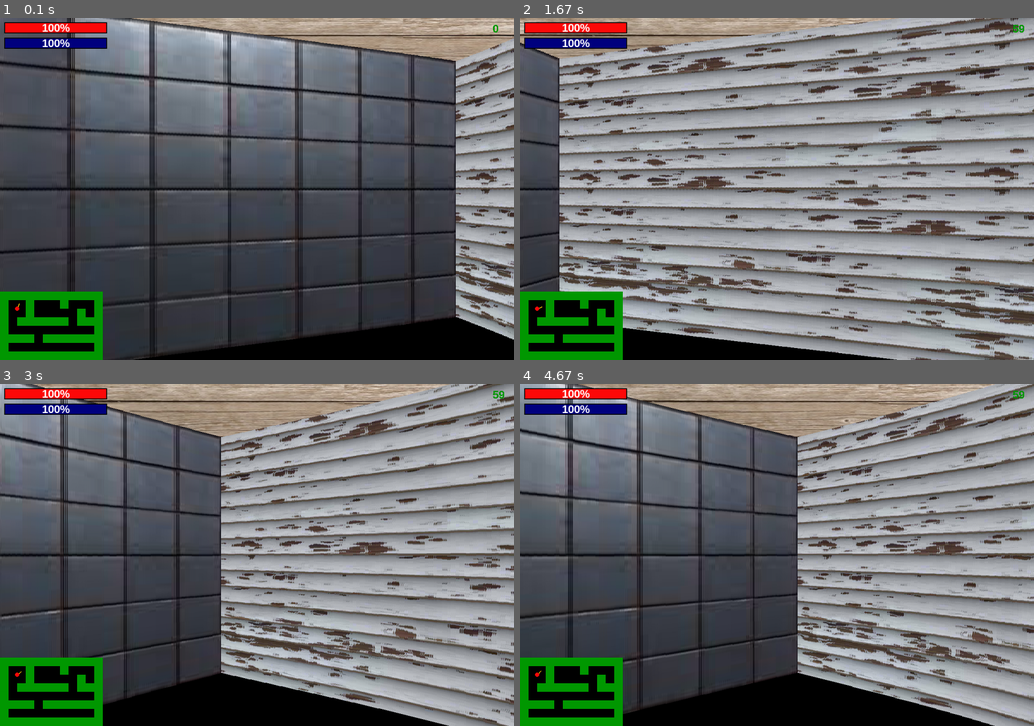
Above: before the commit, frames 1-4 (two rows, left to right).
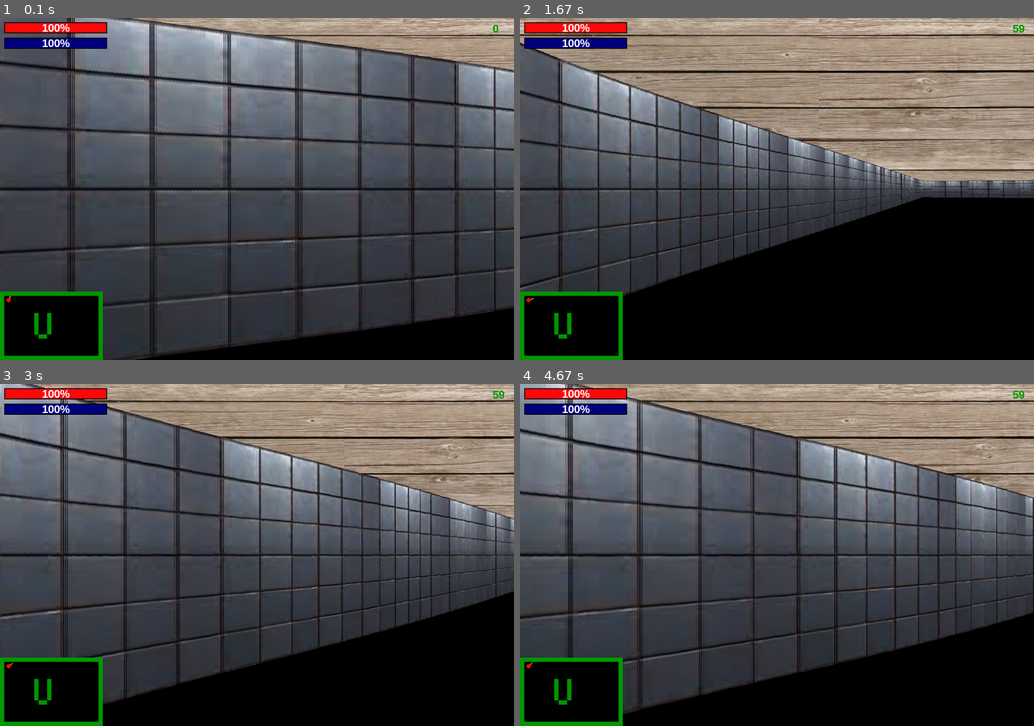
Above: after the commit, the same moments.

Repository: LorezV/pygame-evill-stuff
Game: pygame game, started from main.py
Two runs of this game, one before a commit and one after it. Both use one fixed random seed, a clock stepped at 60 frames per second and the inputs below.
Inputs (mouse positions are in pixels of both pictures, inside the frame that each line leads up to):
- Up to frame 1 (0.1 s): no input
- Up to frame 2 (1.67 s): hold Right 0.33-0.8 s; move the mouse to (756, 202) at 0.37 s; hold Right 0.83-1.3 s; move the mouse to (941, 178) at 0.87 s; hold Left from 1.33 s (still down); move the mouse to (653, 192) at 1.37 s
- Up to frame 3 (3 s): release Left at 1.87 s; hold Left 1.9-2.3 s; move the mouse to (97, 503) at 1.93 s; hold Right 2.33-2.97 s; move the mouse to (334, 435) at 2.37 s
- Up to frame 4 (4.67 s): hold Left 3-3.47 s; move the mouse to (838, 585) at 3.03 s; hold Right 3.5-3.97 s; move the mouse to (787, 438) at 3.53 s; hold Right 4-4.47 s; move the mouse to (591, 544) at 4.03 s; hold Left from 4.5 s (still down); move the mouse to (782, 589) at 4.53 s

The runs differ from the first frame. In frame 1, 10% of the frame differs, in the area x 0-100%, y 6-99%; in frame 2, 81%, in the area x 0-100%, y 0-100%; in frame 3, 49%; in frame 4, 39%.

Commit message:
Update map size

Diff:
--- a/main.py
+++ b/main.py
@@ -14,7 +14,7 @@
 pygame.init()
 pygame.mouse.set_visible(False)
 screen = pygame.display.set_mode(SIZE)
-screen_minimap = pygame.Surface((WIDTH // MAP_SCALE, HEIGHT // MAP_SCALE))
+screen_minimap = pygame.Surface(MINIMAP_RES)
 
 sprites = Sprites()
 clock = pygame.time.Clock()
--- a/modules/Drawer.py
+++ b/modules/Drawer.py
@@ -1,6 +1,6 @@
 import pygame
 from modules.Settings import *
-from modules.World import world_map, mini_map
+from modules.World import world_map, mini_map, WORLD_WIDTH, WORLD_HEIGHT
 
 
 class Drawer:
@@ -9,8 +9,8 @@
         self.screen_minimap = screen_minimap
         self.font = pygame.font.SysFont('arial', 26, bold=True)
         self.textures = {
-            '2': pygame.image.load('data/textures/hospital.png').convert(),
-            '1': pygame.image.load('data/textures/floor.png').convert(),
+            2: pygame.image.load('data/textures/hospital.png').convert(),
+            1: pygame.image.load('data/textures/floor.png').convert(),
             't': pygame.image.load('data/textures/wood.png').convert()}
 
     def fps(self, clock):
@@ -44,6 +44,7 @@
     def ray_casting(self, player, player_pos, player_angle):
         walls = []
         ox, oy = player_pos
+        texture_v, texture_h = 1, 1
         xm, ym = self.mapping(ox, oy)
         cur_angle = player_angle - HALF_FOV
         for ray in range(NUM_RAYS):
@@ -53,7 +54,7 @@
             cos_a = cos_a if cos_a else 0.000001
 
             x, dx = (xm + TILE, 1) if cos_a >= 0 else (xm, -1)
-            for i in range(0, WIDTH, TILE):
+            for i in range(0, WORLD_WIDTH, TILE):
                 depth_v = (x - ox) / cos_a
                 yv = oy + depth_v * sin_a
                 tile_v = self.mapping(x + dx, yv)
@@ -63,7 +64,7 @@
                 x += dx * TILE
 
             y, dy = (ym + TILE, 1) if sin_a >= 0 else (ym, -1)
-            for i in range(0, HEIGHT, TILE):
+            for i in range(0, WORLD_HEIGHT, TILE):
                 depth_h = (y - oy) / sin_a
                 xh = ox + depth_h * cos_a
                 tile_h = self.mapping(xh, y + dy)
@@ -78,7 +79,7 @@
             offset = int(offset) % TILE
             depth *= math.cos(player.ang - cur_angle)
             depth = max(depth, 0.0000001)
-            proj_height = min(int(PROJ_COEFF / depth), 2 * HEIGHT)
+            proj_height = min(int(PROJ_COEFF / depth), PENTA_HEIGHT)
             wall_column = self.textures[texture].subsurface(
                 offset * TEXTURE_SCALE, 0,
                 TEXTURE_SCALE,
@@ -95,6 +96,7 @@
         self.screen.blit(self.textures['t'], (top_offset, 0))
         self.screen.blit(self.textures['t'], (top_offset - WIDTH, 0))
         self.screen.blit(self.textures['t'], (top_offset + WIDTH, 0))
+
         pygame.draw.rect(self.screen, BLACK,
                          (0, HALF_HEIGHT, WIDTH, HALF_HEIGHT))
         pass
--- a/modules/Player.py
+++ b/modules/Player.py
@@ -18,7 +18,7 @@
         self.delta_stamina = 100
 
         # collision
-        self.side = 50
+        self.side = 40
         self.rect = pygame.Rect(*self.pos, self.side, self.side)
         self.collision_list = collision_objects
 
--- a/modules/Settings.py
+++ b/modules/Settings.py
@@ -4,13 +4,11 @@
 SIZE = WIDTH, HEIGHT = 1200, 800
 HALF_WIDTH = WIDTH // 2
 HALF_HEIGHT = HEIGHT // 2
+PENTA_HEIGHT = 5 * HEIGHT
 FPS = 60
 TILE = 100
-MAP_SCALE = 5
-MAP_TILE = TILE // MAP_SCALE
-MAP_POS = (0, HEIGHT - HEIGHT // MAP_SCALE)
 
-#Interface settings
+# Interface settings
 MARGIN = 10
 PADDING = 2
 HEALTH_WIDTH, HEALTH_HEIGHT = WIDTH // 5, HEIGHT // 30
@@ -20,8 +18,15 @@
 STAMINA_WIDTH, STAMINA_HEIGHT = HEALTH_WIDTH, HEALTH_HEIGHT
 STAMINA_TEXT_POS_X, STAMINA_TEXT_POS_Y = MARGIN + STAMINA_WIDTH // 2, STAMINA_POS_Y + STAMINA_HEIGHT // 2
 
+MINIMAP_SCALE = 5
+MINIMAP_RES = (WIDTH // MINIMAP_SCALE, HEIGHT // MINIMAP_SCALE)
+MAP_SCALE = 2 * MINIMAP_SCALE
+MAP_TILE = TILE // MAP_SCALE
+MAP_POS = (0, HEIGHT - HEIGHT // MINIMAP_SCALE)
+
+FPS_POS = (WIDTH - 50, 10)
+
 # ray casting settings
-FPS_POS = (WIDTH - 50, 10)
 FOV = math.pi / 3
 HALF_FOV = FOV / 2
 NUM_RAYS = 300
@@ -39,6 +44,8 @@
 
 # sprites
 CENTER_RAY = NUM_RAYS // 2 - 1
+FAKE_RAYS = 100
+
 # textures
 TEXTURE_WIDTH = 1200
 TEXTURE_HEIGHT = 1200
--- a/modules/Sprites.py
+++ b/modules/Sprites.py
@@ -6,7 +6,8 @@
     def __init__(self):
         self.sprite_types = {
             'slender': [pygame.image.load(
-                f'data/sprites/slender/{i}.png').convert_alpha() for i in range(1, 9)]
+                f'data/sprites/slender/{i}.png').convert_alpha() for i in
+                        range(1, 9)]
         }
         self.objects_list = [
             SpriteObject(self.sprite_types['slender'], False, (8.7, 4), 0, 1)]
@@ -26,6 +27,10 @@
                                      zip(self.sprite_angles, self.object)}
 
     def object_locate(self, player, walls):
+        fake_walls0 = [walls[0] for i in range(FAKE_RAYS)]
+        fake_walls1 = [walls[-1] for i in range(FAKE_RAYS)]
+        fake_walls = fake_walls0 + walls + fake_walls1
+
         dx, dy = self.x - player.x, self.y - player.y
         distance = math.sqrt(dx ** 2 + dy ** 2)
 
@@ -39,8 +44,9 @@
         current_ray = CENTER_RAY + delta_rays
         distance *= math.cos(HALF_FOV - current_ray * DELTA_ANGLE)
 
-        if 0 <= current_ray <= NUM_RAYS - 1 and \
-                distance < walls[current_ray][0]:
+        fake_ray = current_ray + FAKE_RAYS
+        if 0 <= fake_ray <= NUM_RAYS - 1 + 2 * FAKE_RAYS and \
+                distance < fake_walls[fake_ray][0]:
             proj_height = int(PROJ_COEFF / distance * self.scale)
             half_proj_height = proj_height // 2
             shift = half_proj_height * self.shift
@@ -59,6 +65,6 @@
                           HALF_HEIGHT - half_proj_height + shift)
             sprite = pygame.transform.scale(self.object,
                                             (proj_height, proj_height))
-            return (distance, sprite, sprite_pos)
+            return distance, sprite, sprite_pos
         else:
             return False,
--- a/modules/World.py
+++ b/modules/World.py
@@ -1,26 +1,49 @@
 from modules.Settings import *
 import pygame
 
-text_map = [
-    '111111111111',
-    '1..2...2...1',
-    '1..2.....2.1',
-    '1.222222.221',
-    '1..........1',
-    '1222.2222221',
-    '1..........1',
-    '111111111111',
+#
+# text_map = [
+#     '111111111111',
+#     '1..2...2...1',
+#     '1..2.....2.1',
+#     '1.222222.221',
+#     '1..........1',
+#     '1222.2222221',
+#     '1..........1',
+#     '111111111111',
+# ]
+
+matrix_map = [
+    [1, 1, 1, 1, 1, 1, 1, 1, 1, 1, 1, 1, 1, 1, 1, 1, 1, 1, 1, 1, 1, 1, 1, 1],
+    [1, 0, 0, 0, 0, 0, 0, 0, 0, 0, 0, 0, 0, 0, 0, 0, 0, 0, 0, 0, 0, 0, 0, 1],
+    [1, 0, 0, 0, 0, 0, 0, 0, 0, 0, 0, 0, 0, 0, 0, 0, 0, 0, 0, 0, 0, 0, 0, 1],
+    [1, 0, 0, 0, 0, 0, 0, 0, 0, 0, 0, 0, 0, 0, 0, 0, 0, 0, 0, 0, 0, 0, 0, 1],
+    [1, 0, 0, 0, 0, 0, 0, 0, 0, 0, 0, 0, 0, 0, 0, 0, 0, 0, 0, 0, 0, 0, 0, 1],
+    [1, 0, 0, 0, 0, 0, 0, 0, 2, 0, 0, 2, 0, 0, 0, 0, 0, 0, 0, 0, 0, 0, 0, 1],
+    [1, 0, 0, 0, 0, 0, 0, 0, 2, 0, 0, 2, 0, 0, 0, 0, 0, 0, 0, 0, 0, 0, 0, 1],
+    [1, 0, 0, 0, 0, 0, 0, 0, 2, 0, 0, 2, 0, 0, 0, 0, 0, 0, 0, 0, 0, 0, 0, 1],
+    [1, 0, 0, 0, 0, 0, 0, 0, 2, 0, 0, 2, 0, 0, 0, 0, 0, 0, 0, 0, 0, 0, 0, 1],
+    [1, 0, 0, 0, 0, 0, 0, 0, 2, 0, 0, 2, 0, 0, 0, 0, 0, 0, 0, 0, 0, 0, 0, 1],
+    [1, 0, 0, 0, 0, 0, 0, 0, 0, 2, 2, 0, 0, 0, 0, 0, 0, 0, 0, 0, 0, 0, 0, 1],
+    [1, 0, 0, 0, 0, 0, 0, 0, 0, 0, 0, 0, 0, 0, 0, 0, 0, 0, 0, 0, 0, 0, 0, 1],
+    [1, 0, 0, 0, 0, 0, 0, 0, 0, 0, 0, 0, 0, 0, 0, 0, 0, 0, 0, 0, 0, 0, 0, 1],
+    [1, 0, 0, 0, 0, 0, 0, 0, 0, 0, 0, 0, 0, 0, 0, 0, 0, 0, 0, 0, 0, 0, 0, 1],
+    [1, 0, 0, 0, 0, 0, 0, 0, 0, 0, 0, 0, 0, 0, 0, 0, 0, 0, 0, 0, 0, 0, 0, 1],
+    [1, 1, 1, 1, 1, 1, 1, 1, 1, 1, 1, 1, 1, 1, 1, 1, 1, 1, 1, 1, 1, 1, 1, 1],
 ]
 
+WORLD_WIDTH = len(matrix_map[0]) * TILE
+WORLD_HEIGHT = len(matrix_map) * TILE
 world_map = {}
 mini_map = set()
 collision_objects = []
-for j, row in enumerate(text_map):
+for j, row in enumerate(matrix_map):
     for i, char in enumerate(row):
-        if char != '.':
+        if char:
             mini_map.add((i * MAP_TILE, j * MAP_TILE))
-            collision_objects.append(pygame.Rect(i * TILE, j * TILE, TILE, TILE))
-            if char == '1':
-                world_map[(i * TILE, j * TILE)] = '1'
-            elif char == '2':
-                world_map[(i * TILE, j * TILE)] = '2'
+            collision_objects.append(
+                pygame.Rect(i * TILE, j * TILE, TILE, TILE))
+            if char == 1:
+                world_map[(i * TILE, j * TILE)] = 1
+            elif char == 2:
+                world_map[(i * TILE, j * TILE)] = 2
